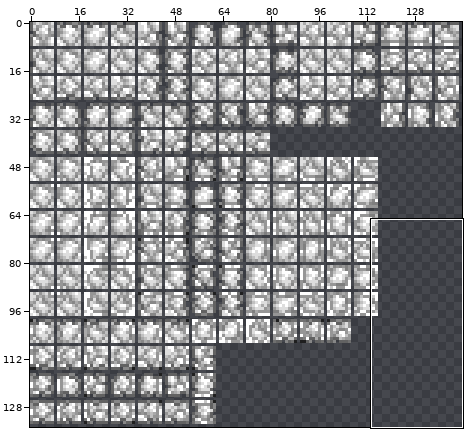
File history of a sprite sheet, Tiles/Riven/Brittle_Quartz.png. Above, an overview of the earlier version with the close-up marked.
Close-up. Earlier state:
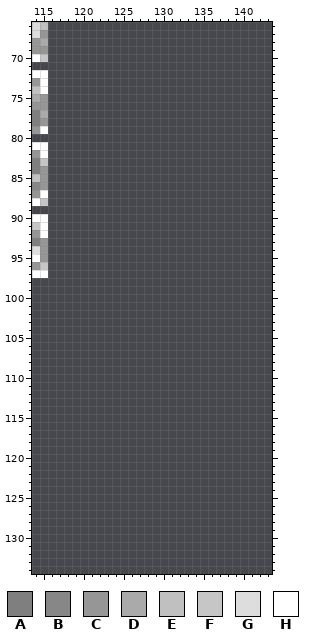
The file is 288x270 pixels, drawn in blocks of 2x2; one block is one cell here. Colours within 5 levels of each other are drawn and written as one. Shown: x 114..143, y 66..134.
Palette (. is transparent): A #7f7f7f  B #878787  C #969696  D #aaaaaa  E #c0c0c0  F #c6c6c6  G #dddddd  H #ffffff
Pixels before, first column x 114:
66 GE
67 GC
68 CD
69 CC
70 HF
71 ..
72 HH
73 CH
74 EH
75 DC
76 CC
77 AD
78 AC
79 CH
80 ..
81 HH
82 CH
83 AF
84 AC
85 EC
86 BC
87 CH
88 HF
89 ..
90 HH
91 FH
92 CH
93 AC
94 GC
95 HC
96 CF
97 HH
Now the later version:
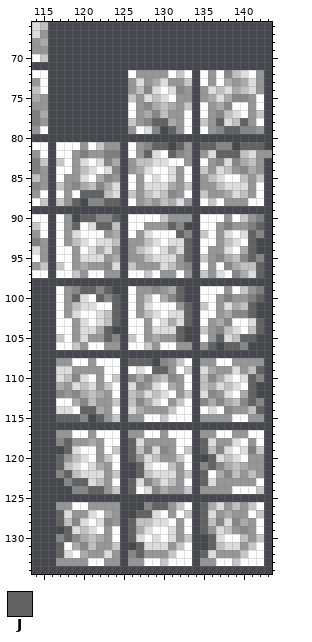
Colours new in this view: J #626262
Changes in this commit:
Changed rows in their new state; - is an unchanged pixel.
first column x 117:
 72 ---------HCCCCHFH-HCHBEGHC-
 73 ---------CGCDGCCF-HCHDCDGC-
 74 ---------CEBGHGBC-CGEGDEGC-
 75 ---------FCGEGHCC-CDGDBBCH-
 76 ---------HCBDEDCF-HCDBHHCH-
 77 ---------HCDBECCH-HCBEGHCF-
 78 ---------FCBJJDCH-FCJGEJCH-
 79 ---------CHGB-JCH-HCBJJBBC-
 81 HHHCHFCC-HCBJJ-JC-JJBB-JJJ-
 82 HHCACCAA-HCJGHJBC-CGJJJEGCC
 83 FHCGHGBD-CEEGGHHC-HCBGBDEC-
 84 HHCEGHGB-CDGHHGCH-FCGECBDC-
 85 HCCGHDBC-HCHGHGCH-CEGHHECF-
 86 FCBDEBDG-HCGGGDCF-CCEGGGCH-
 87 HCHJJJEG-FCEGEBCH-FCCDGECH-
 88 FCJ-BBJJ-HCDCEDGC-HFHCCCHH-
 90 HC-JJBBJ-HHHHFCCC-HHHCHFCA-
 91 HCJHGJJE-HHCCCJB--HHCACCAJ-
 92 HCGHHHCD-HCGHHHJB-FHCGHGJB-
 93 HCEGHGGE-CCEGHGGJ-HHCEGHJ--
 94 HHCHGDGC-CEGHGDGJ-HCCGHDJ--
 95 HHCGGGCD-CCEGGGCJ-FCBDEBJB-
 96 FHCDCCBG-FCCCGECB-HCHBDEEJ-
 97 HHFCHHCC-HHFHCCHC-FCGHBDGJ-
 99 HCBJJBJ--HCCBCDJ--HHHCHFCA-
100 HCJGHJBJ-HCEHDBJ--HHCACCAJ-
101 HCEGGHHJ-HCGHHHCJ-FHCGDEJ--
102 HCGHHGEJ-HCEGHGGJ-HHCDBBJ--
103 HHCGHGEJ-HHCHGDGJ-HCDBHHGJ-
104 HHCGGDJ--HHCGGGJ--FCBEGHEJ-
105 FHCGCCJB-FHCDCCJ--HCJGEJJ--
106 HHFCHHCC-HHFCHHCC-CJ-JJB---
108 CCHHCHHH-JJJ-BCFH-CCHHCCCC-
109 GGCCCCHH-HGHJJCHF-GDCCGCEJ-
110 GEBGHCHF-BDBDEBCH-EBDGHGJB-
111 DCGEGCFH-GBCGHDCH-EDGEGHJ--
112 BCBDEDCH-EDGEGHCF-GBCGHDJ--
113 HHDBECCF-EBDGHCFH-BDBDEBJB-
114 GGHJJDCH-GDCCCFHH-HGHBCCEJ-
115 JJJB-JCF-CCHHFHHH-CCCCHHCC-
117 CCHHCHHH-CCHHCHHH-CCHHCCHH-
118 BJCCDCHH-JGCCCCHH-JGCCGHCH-
119 -JGHHCHF-JEBGBCHF-JEBGHGAF-
120 JCEGHCFH-JCGECCFH--JGEGHCC-
121 JEGHGDCH--JGHHECH-BJBDEDCC-
122 BJEGGGCF--JEGGGCF-JHDBECEC-
123 -BJJGECH-JGBDGECH-JGCCCCCH-
124 --BBJJCF-JHGBDCCF-CCCCHHHF-
126 CCHHCCCC---BJJCFH-JDGCECFH-
127 JGCCGHDC--JJGHCHF-JGCDCCHF-
128 JEBGHGBC-JEEGGHCH-JEBGBDCH-
129 -JGEGHCH-JDGHHGCH-JCGECBCH-
130 BJBDEDCH-JGHGHGCF--JGHHECF-
131 JHDBECCF--JGGGCFH--JEGGCFH-
132 JGHDCCGC-BJCCCFHH-JGCCCFHH-
133 CCCCHHCC-CCHHFHHH-CCHHFHHH-
Changed places in both close-ups, as pixel boxes (x1, y1, x2, y2):
added: (56, 70, 272, 566)
